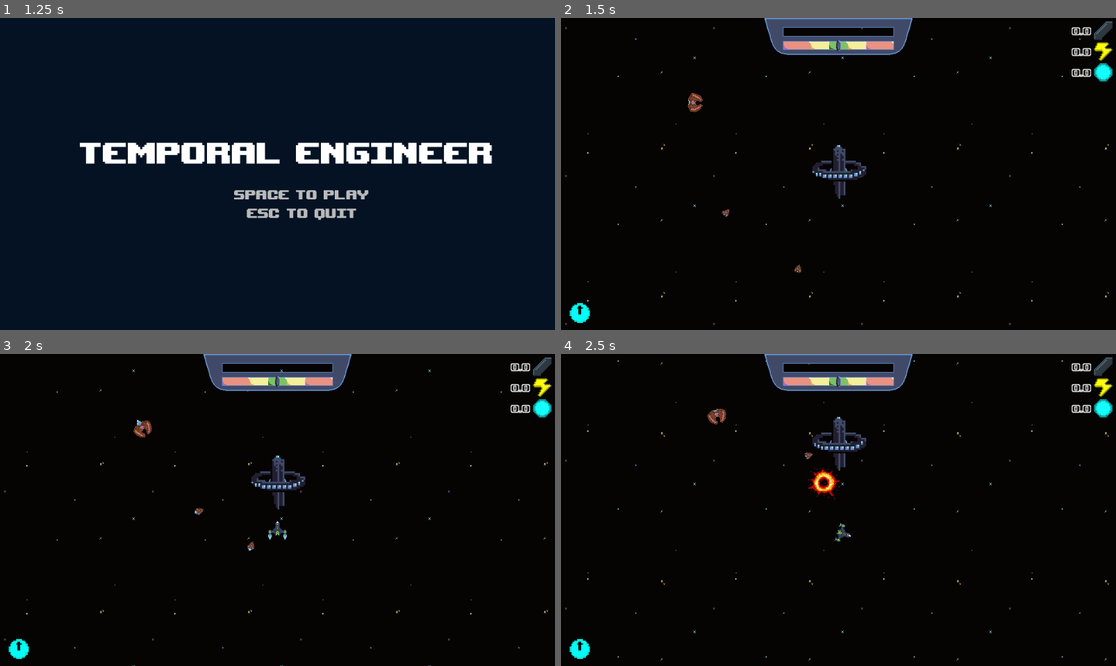
Above: before the commit, frames 1-4 (two rows, left to right).
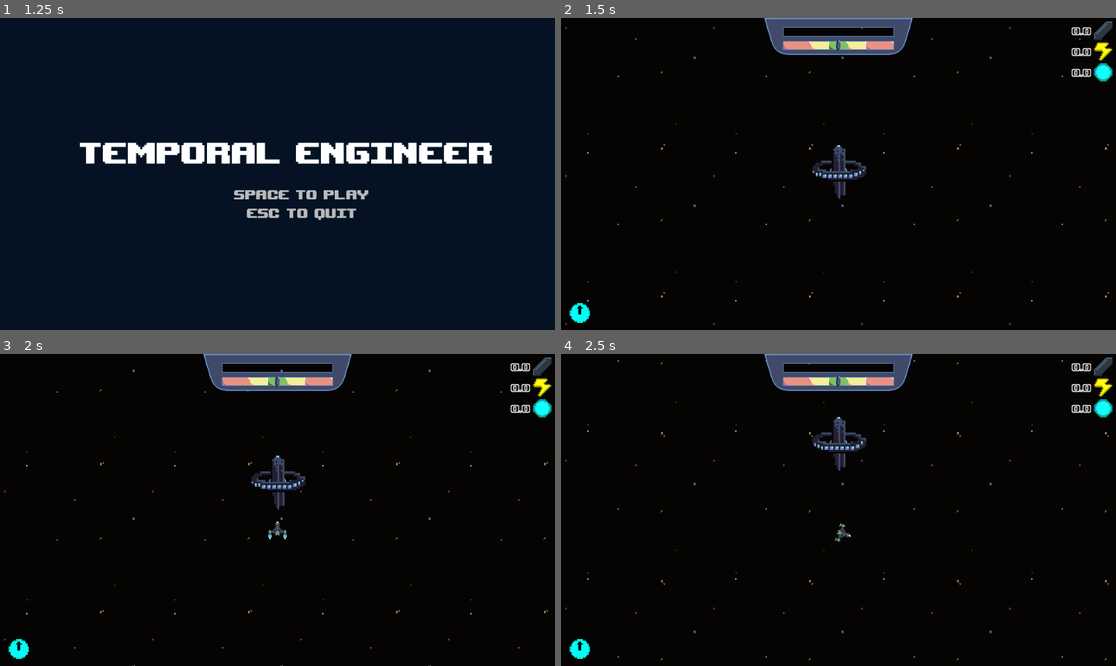
Above: after the commit, the same moments.

Repository: JoshPattman/microjam-034
Game: Godot game, scene res://scenes/menu.tscn
Two runs of this game, one before a commit and one after it. Both use one fixed random seed, a clock stepped at 60 frames per second and the inputs below. Sound files missing from this copy of the repository are replaced by a short silence.
Inputs:
- Up to frame 1 (1.25 s): tap Enter at 0.5 s; hold D (player_right) from 0.53 s (still down); hold Ctrl (player_break) from 0.53 s (still down); tap Shift (player_jump) at 0.77 s
- Up to frame 2 (1.5 s): tap Space (game_restart) at 1.25 s; release D (player_right) at 1.28 s; release Ctrl (player_break) at 1.28 s; hold S (player_back) from 1.28 s (still down); tap 2 (player_place_bouncer) at 1.35 s
- Up to frame 3 (2 s): keep holding S (player_back); tap Shift (player_jump) at 1.52 s
- Up to frame 4 (2.5 s): release S (player_back) at 2.03 s; hold D (player_right) from 2.03 s (still down); tap 3 (player_place_mine) at 2.1 s

Frame 1 is identical in both runs. In frame 2, 0.2% of the frame differs, in the area x 22-44%, y 24-82%; in frame 3, 0.2%; in frame 4, 0.4%, in the area x 26-51%, y 17-47%.

Commit message:
remove enemies that init

Diff:
--- a/godot/scenes/game.tscn
+++ b/godot/scenes/game.tscn
@@ -286,12 +286,3 @@
 stream = ExtResource("24_e1j6l")
 volume_db = -20.0
 autoplay = true
-
-[node name="Enemy" parent="." instance=ExtResource("6_u5sy4")]
-position = Vector2(-202, 72)
-
-[node name="Enemy2" parent="." instance=ExtResource("6_u5sy4")]
-position = Vector2(-73, 174)
-
-[node name="Enemy3" parent="." instance=ExtResource("4_ca42v")]
-position = Vector2(-253, -124)
